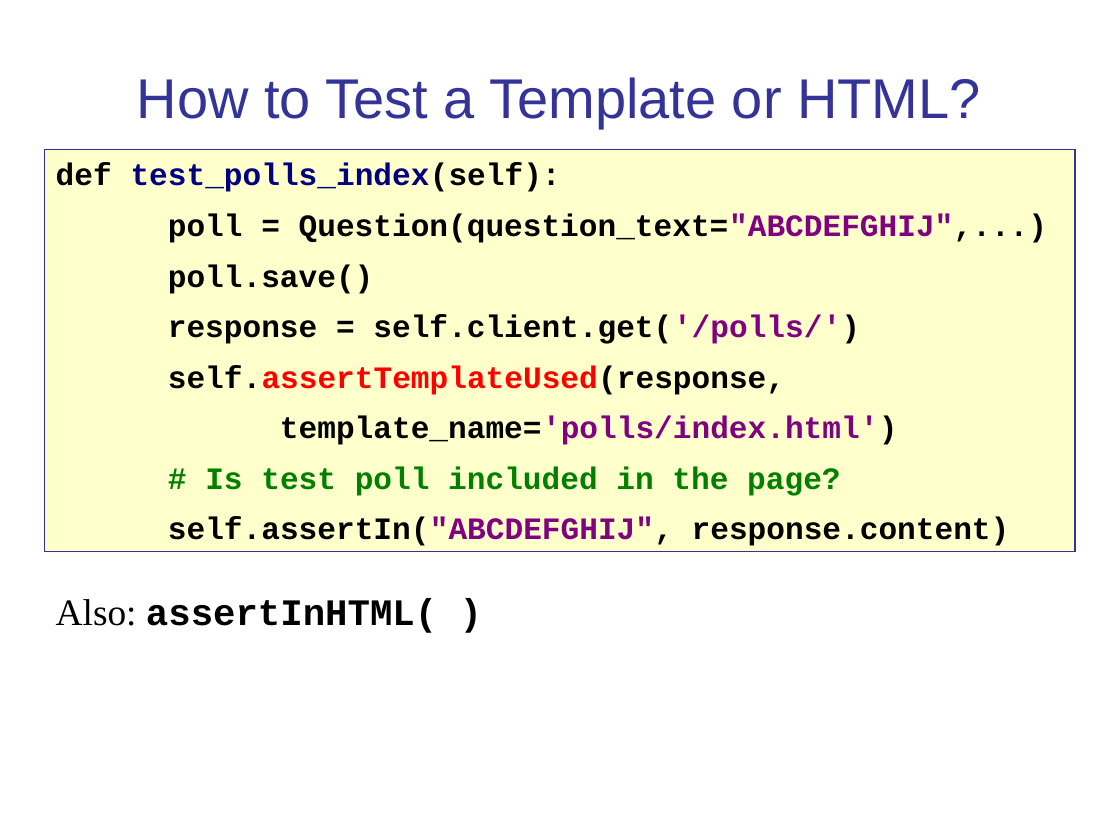
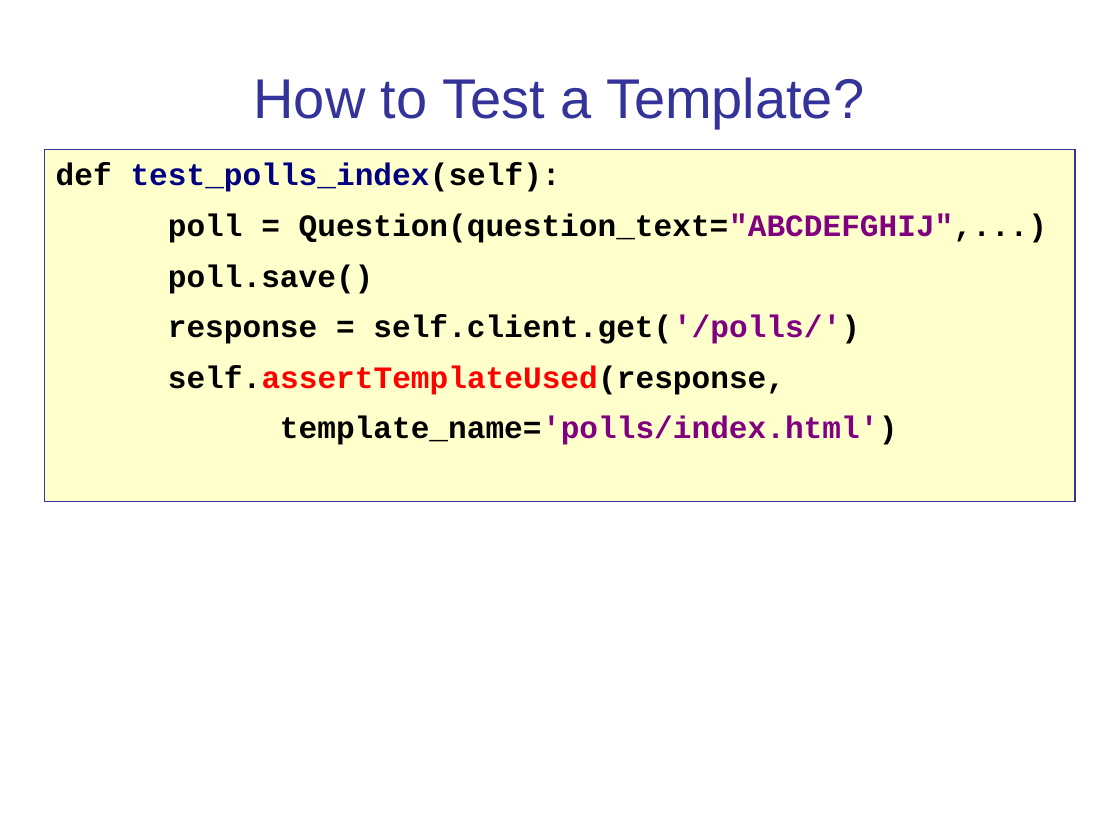
Before and after one commit to cpske/ISP, a slide deck: slide 15 of testing/WebTesting.ppt (slide 11 before the commit). Drawn at 1120x840 pixels with LibreOffice and Linux fonts; fonts in the diff are those of the drawing. Boxes give left, top, right and bottom in pixels: in the first picture for what was removed or moved away, otherwise in the second. Text is boxed around its words. In the diff, an @@ line names an element or a change of style, - is before the commit and + after.

```diff
--- a/testing/WebTesting.ppt
+++ b/testing/WebTesting.ppt
@@ title at box(253, 77, 864, 128): text changed @@
-How to Test a Template or HTML?
+How to Test a Template?
@@ rectangle "def test_polls_index(self):": place and size @@
-rectangle "def test_polls_index(self):" at box(45, 149, 1075, 552)
+rectangle "def test_polls_index(self):" at box(45, 149, 1075, 502)
@@ text in rectangle at box(168, 467, 1010, 546): paragraphs removed @@
-# Is test poll included in the page?
-self.assertIn("ABCDEFGHIJ", response.content)
@@ text removed at box(56, 598, 437, 633) @@
-Also: assertInHTML( )
```
Also in this commit, not shown: 9 other slides changed, 4 slides added, 1 other file.
